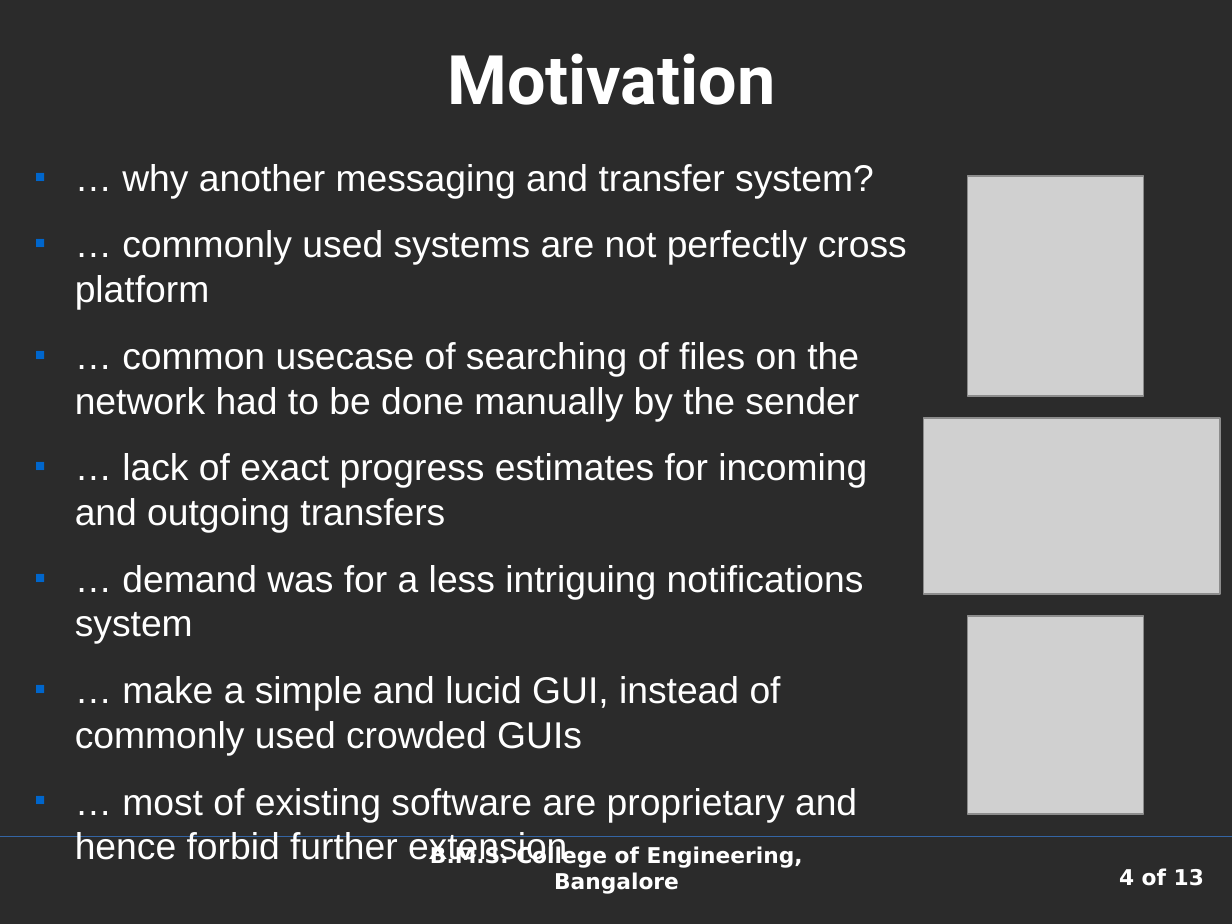
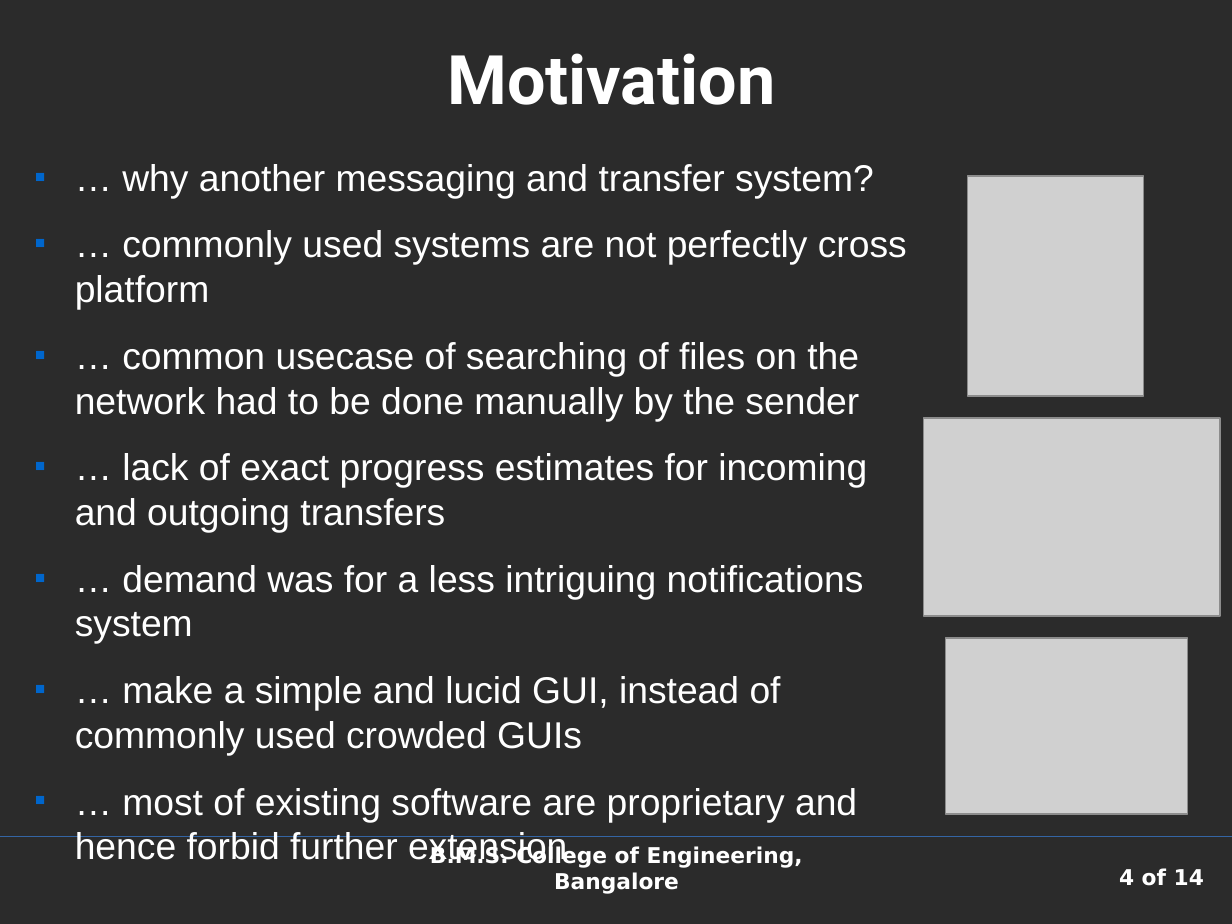
Before and after one commit to shaan7/Kapotah, a slide deck: slide 4 of docs/presentation.odp. Drawn at 1232x924 pixels with LibreOffice and Linux fonts; fonts in the diff are those of the drawing; grey boxes stand for pictures; background and template pictures are left out; a plain dark background stands for a picture behind light text. Boxes give left, top, right and bottom in pixels: in the first picture for what was removed or moved away, otherwise in the second. Text is boxed around its words. In the diff, an @@ line names an element or a change of style, - is before the commit and + after.

```diff
--- a/docs/presentation.odp
+++ b/docs/presentation.odp
@@ picture: place and size @@
-picture at box(925, 418, 1221, 594)
+picture at box(925, 418, 1221, 616)
@@ picture: place and size @@
-picture at box(968, 616, 1144, 814)
+picture at box(946, 638, 1188, 814)
@@ page number at box(1119, 868, 1204, 886): text changed @@
-4 of 13
+4 of 14
```
Also in this commit, not shown: 5 other slides changed, 2 slides added, 1 slide removed, 3 other files.
